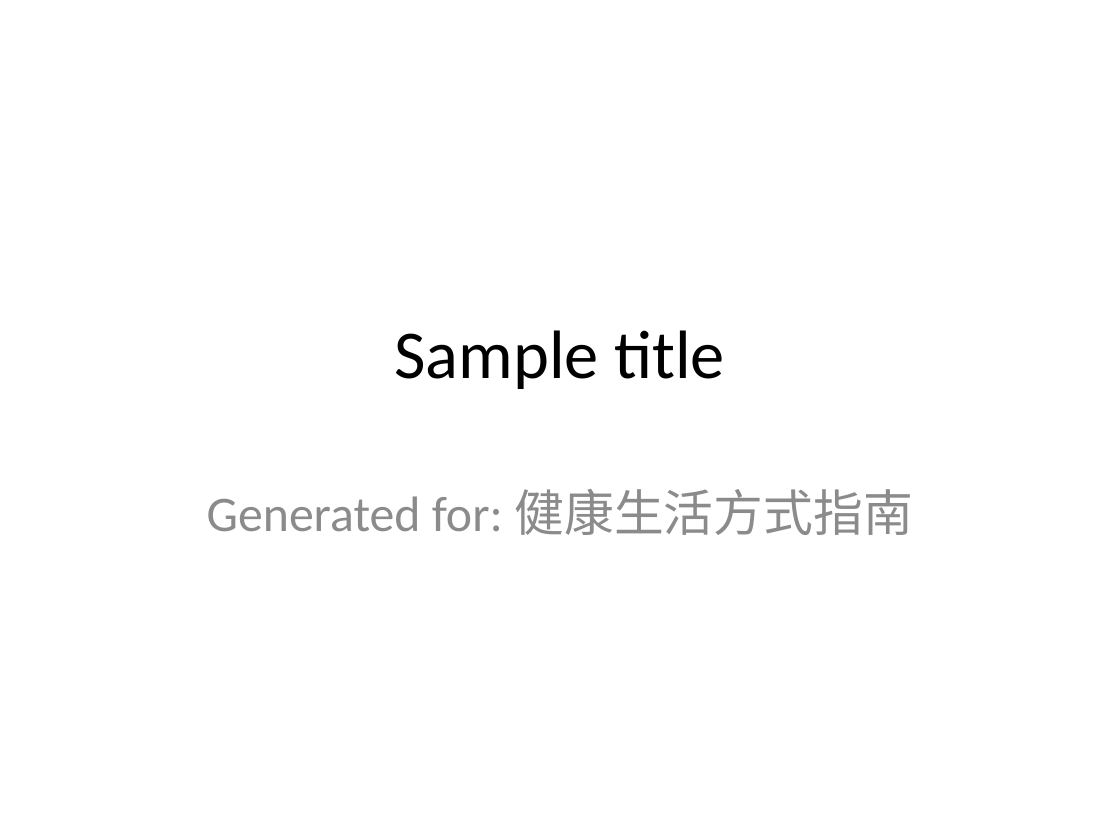
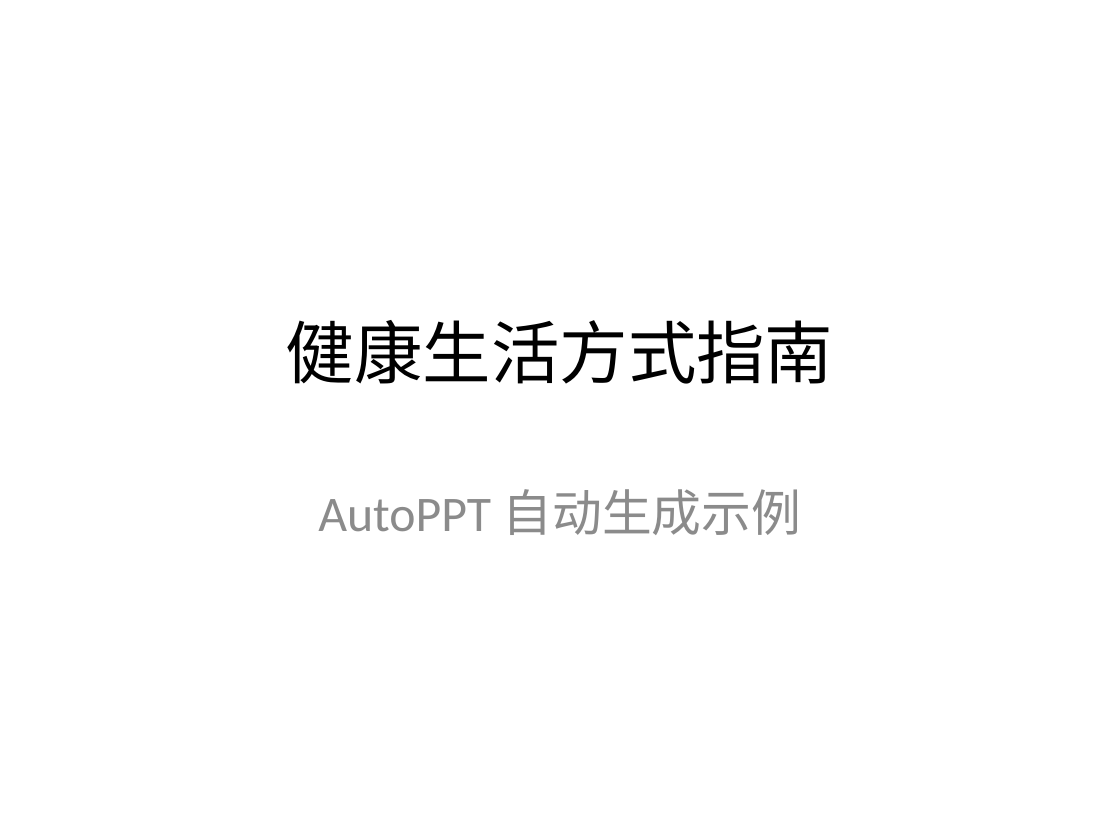
Before and after one commit to yeasy/AutoPPT, a slide deck: slide 1 of samples/cn_life.pptx. Drawn at 1120x840 pixels with LibreOffice and Linux fonts; fonts in the diff are those of the drawing. Boxes give left, top, right and bottom in pixels: in the first picture for what was removed or moved away, otherwise in the second. Text is boxed around its words. In the diff, an @@ line names an element or a change of style, - is before the commit and + after.

```diff
--- a/samples/cn_life.pptx
+++ b/samples/cn_life.pptx
@@ title at [286,320,833,384]: text changed @@
-Sample title
+健康生活方式指南
@@ subtitle at [318,489,802,535]: text changed @@
-Generated for: 健康生活方式指南
+AutoPPT 自动生成示例
```
Also in this commit, not shown: 3 slides added, 4 slides removed, 7 other files.
